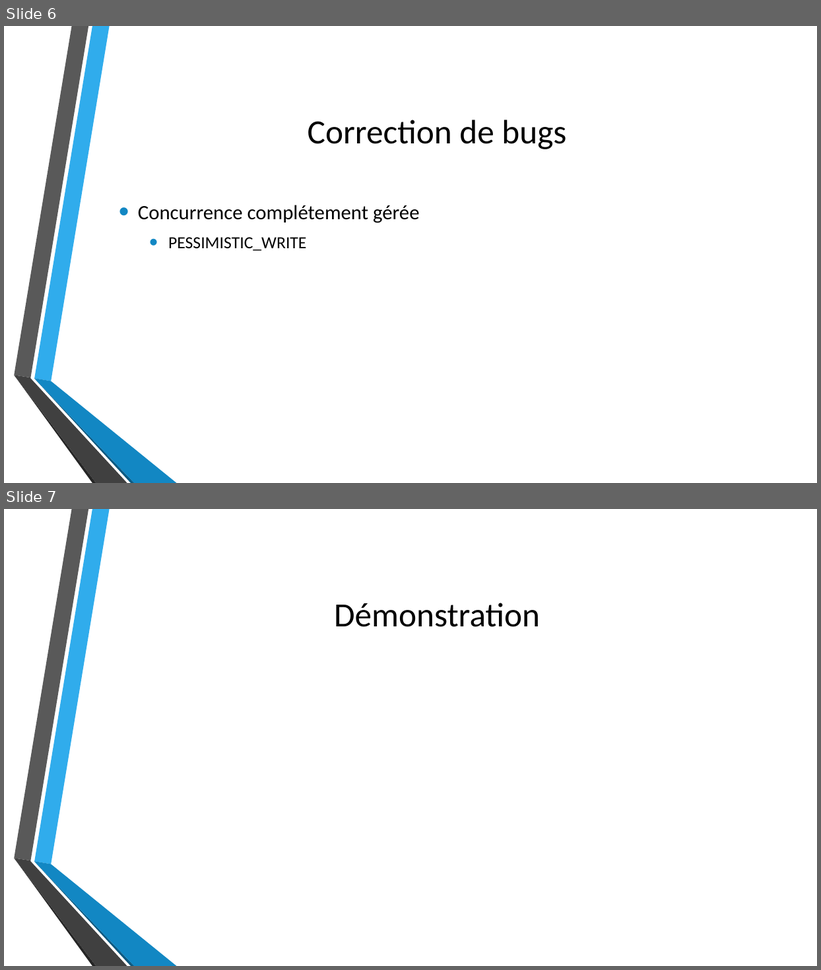
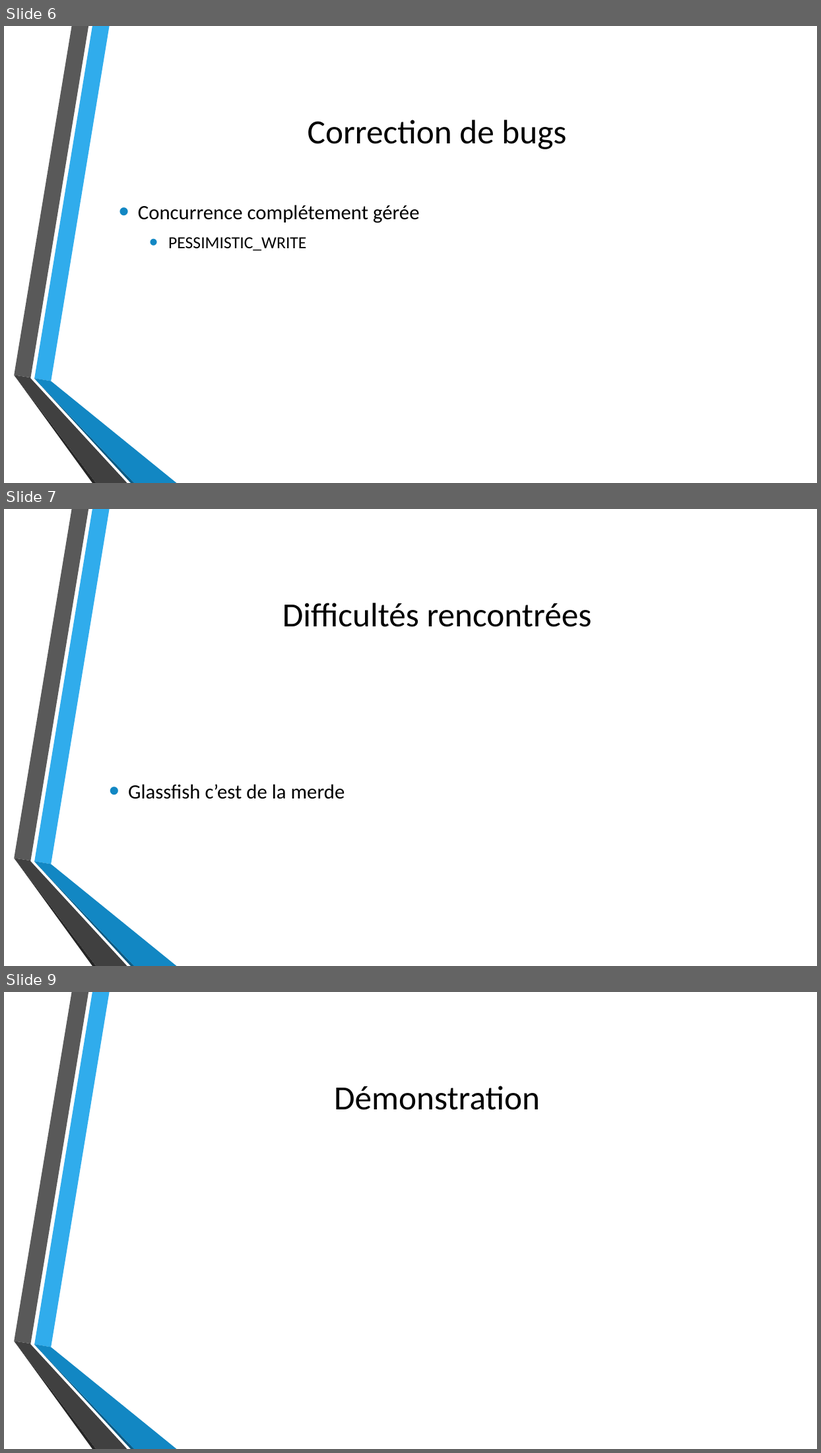
Before and after one commit to xajkep/Teaching-HEIGVD-AMT-2015-Project, a slide deck: Presentation/AMT_BSWZ_projet.pptx. Shown one above the other, each under a label of ours: slides 6 and 7 before the commit, slides 6, 7 and 9 after it; the slides between them are not shown. The pictures are 821x970 and 821x1453 pixels, drawn with LibreOffice and Linux fonts; fonts in the diff are those of the drawing; background and template pictures are left out. Boxes give left, top, right and bottom in pixels: in the first picture for what was removed or moved away, otherwise in the second. Text is boxed around its words. In the diff, an @@ line names an element or a change of style, - is before the commit and + after.

```diff
--- a/Presentation/AMT_BSWZ_projet.pptx
+++ b/Presentation/AMT_BSWZ_projet.pptx
@@ slide 7 added at <box>4,509,817,966</box>, background picture (left out); not listed: 6 template elements that a slide beside it also shows @@
@@ title added at <box>283,603,592,627</box>, 40 pt, text #000000 @@
+Difficultés rencontrées
@@ text added at <box>128,784,345,799</box>, 24 pt, text #000000 @@
+• Glassfish c’est de la merde
@@ what was slide 7 is now slide 9 @@
```
Also in this commit, not shown: 3 other slides added.
